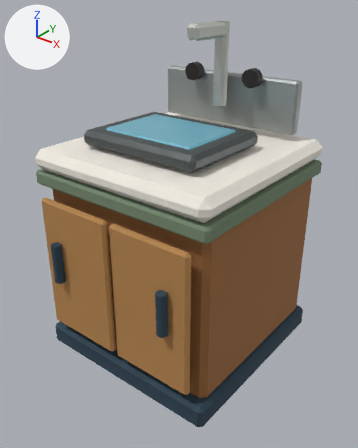
One commit to the Blender file assets/blender/equipment/exact-counters/b5_industrial_sink.blend: the scene before it, then after it.
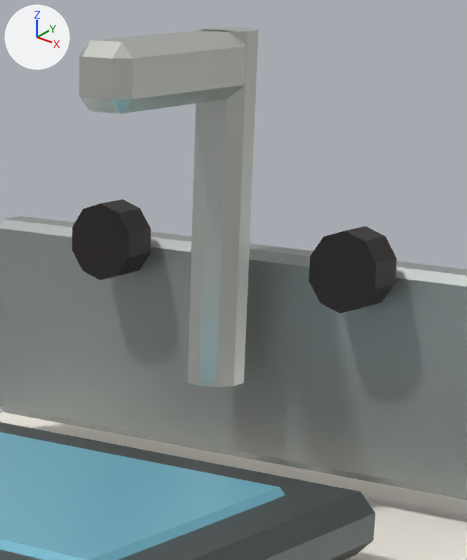
Old and new are each drawn whole from a 50 mm lens placed at (1.411, -1.791, 1.785), pointed at (0.033, -0.068, 0.717) and again close up on the part from 47% to 78% of the width and 3% to 33% of the height. The axes (+X, +Y, +Z) are drawn at upper left. The lights are the same throughout. The older version's two pictures come first.

The first close-up shows 'RenderInstance:b5_industrial_sink'.
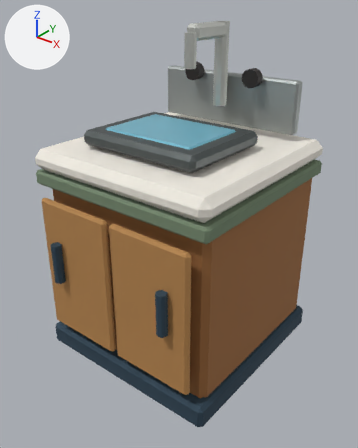
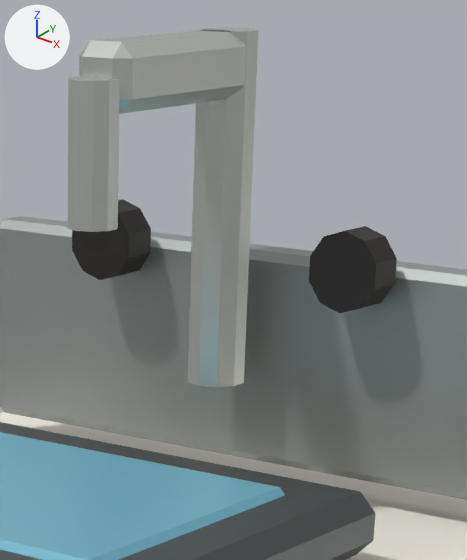
What changed in the scene script:
```text
Add me_cilindro_001_1:
    me_cilindro_001_1.from_pydata(...)  # 20 vertices, 12 faces; spans x -0.027..0.027, y -0.028..0.028, z -0.075..0.075
    me_cilindro_001_1.materials.append(mat_counter_chrome)  # light grey #dee1da
Change col_b5_industrial_sink:
    add col_b5_industrial_sink.objects.link(ob_b5_industrial_sink_nozzle)
Add ob_b5_industrial_sink_nozzle:
    ob_b5_industrial_sink_nozzle = bpy.data.objects.new('b5_industrial_sink:nozzle', me_cilindro_001_1)
    ob_b5_industrial_sink_nozzle.parent = ob_b5_industrial_sink_root
    ob_b5_industrial_sink_nozzle.location = (0.0, 0.055, 1.515)
```

Where the change shows, as pixel boxes [x1, y1, x2, y2] in the close-ups (467 x 560 px):
'RenderInstance:b5_industrial_sink', reshaped
    both: [0, 27, 467, 560]
